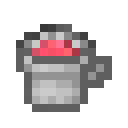
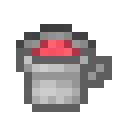
Layered file, before and after one edit (128px x 128px). Changes by layer:
hid "Brilho/Contraste 1" over (32, 24, 80, 56)
